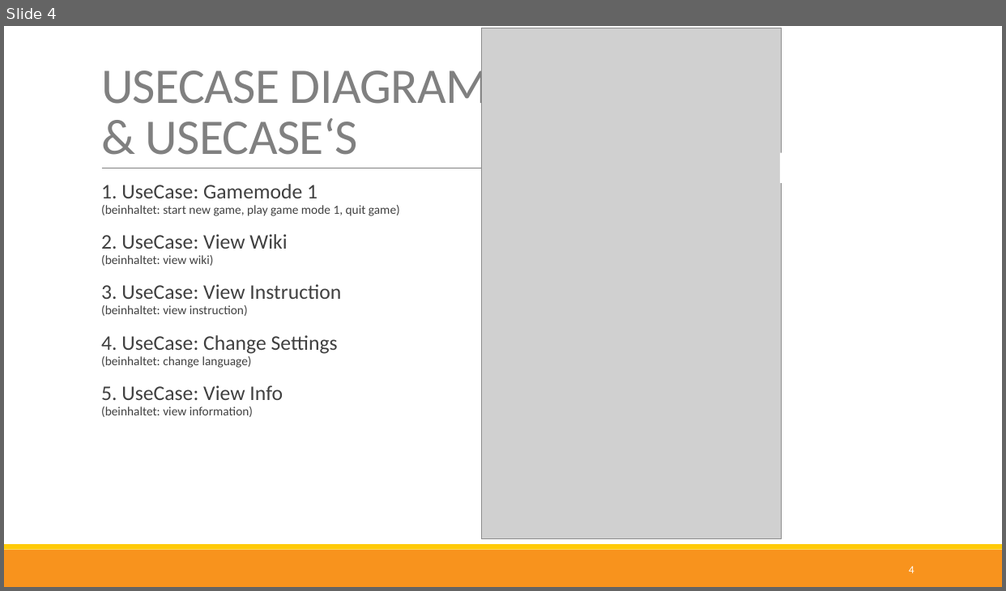
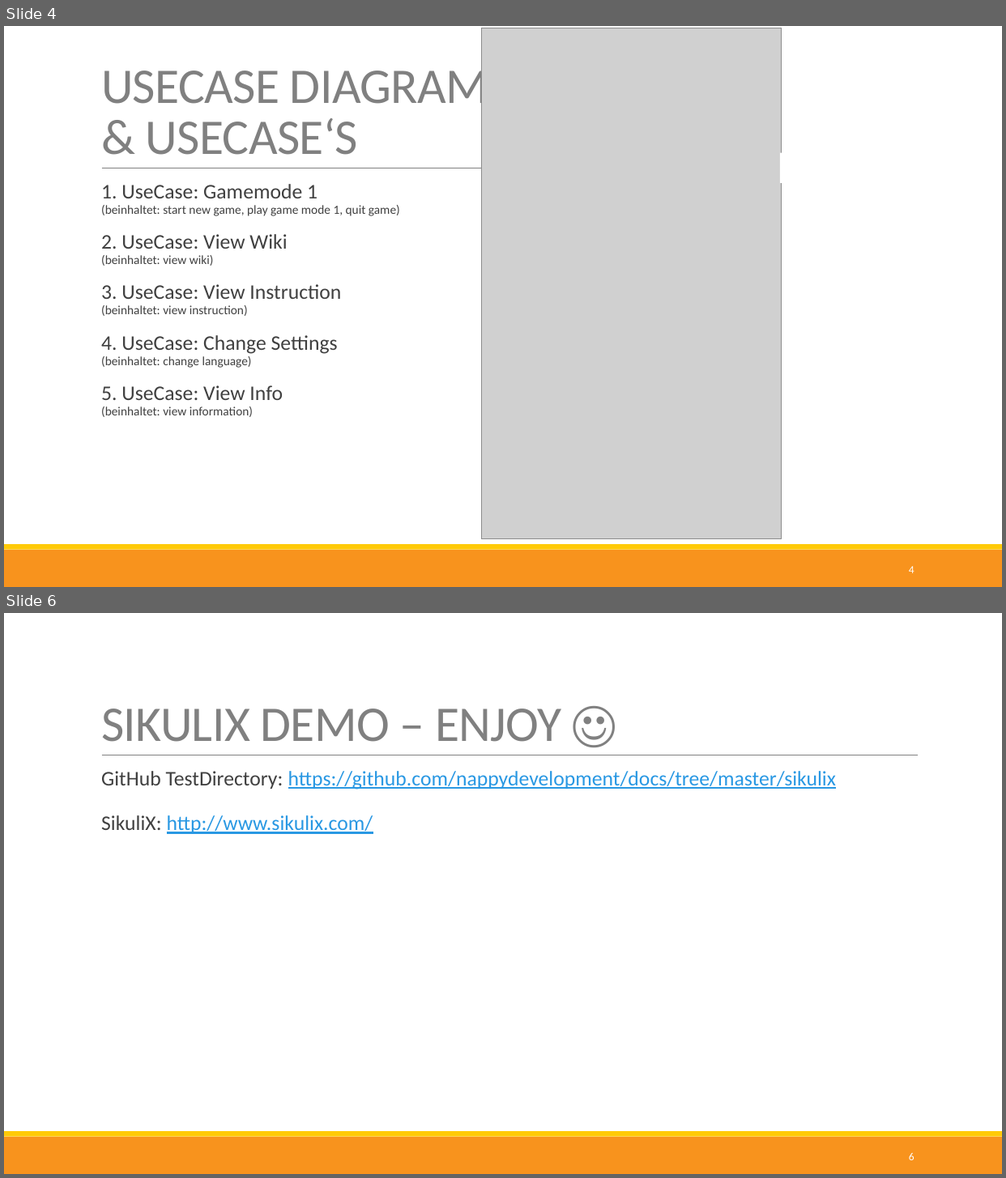
Before and after one commit to nappydevelopment/Nappy-the-ingenious-docs, a slide deck: Midterm-PPP.pptx. Shown one above the other, each under a label of ours: slide 4 before the commit, slides 4 and 6 after it; the slides between them are not shown. The pictures are 1006x591 and 1006x1178 pixels, drawn with LibreOffice and Linux fonts; fonts in the diff are those of the drawing; grey boxes stand for pictures. Boxes give left, top, right and bottom in pixels: in the first picture for what was removed or moved away, otherwise in the second. Text is boxed around its words. In the diff, an @@ line names an element or a change of style, - is before the commit and + after.

```diff
--- a/Midterm-PPP.pptx
+++ b/Midterm-PPP.pptx
@@ slide 6 added at (4, 613, 1002, 1174), background #FFFFFF; not listed: 3 template elements that a slide beside it also shows @@
@@ title added at (101, 709, 561, 742), 48 pt, text #808080 @@
+SIKULIX DEMO – ENJOY ☺
@@ text added at (101, 771, 836, 834), 20 pt, text #2998E3, underline @@
+  GitHub TestDirectory: https://github.com/nappydevelopment/docs/tree/master/sikulix
+  SikuliX: http://www.sikulix.com/
@@ page number added at (909, 1153, 914, 1161), 10.5 pt, text #FFFFFF @@
+6
```
Also in this commit, not shown: 5 slides changed, 6 other slides added, 3 slides removed, 1 other file.
